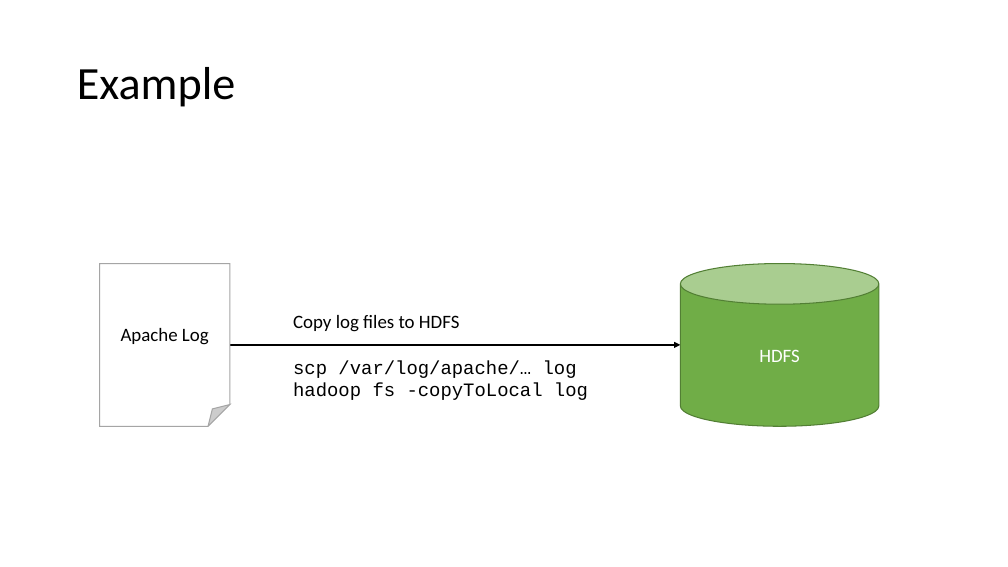
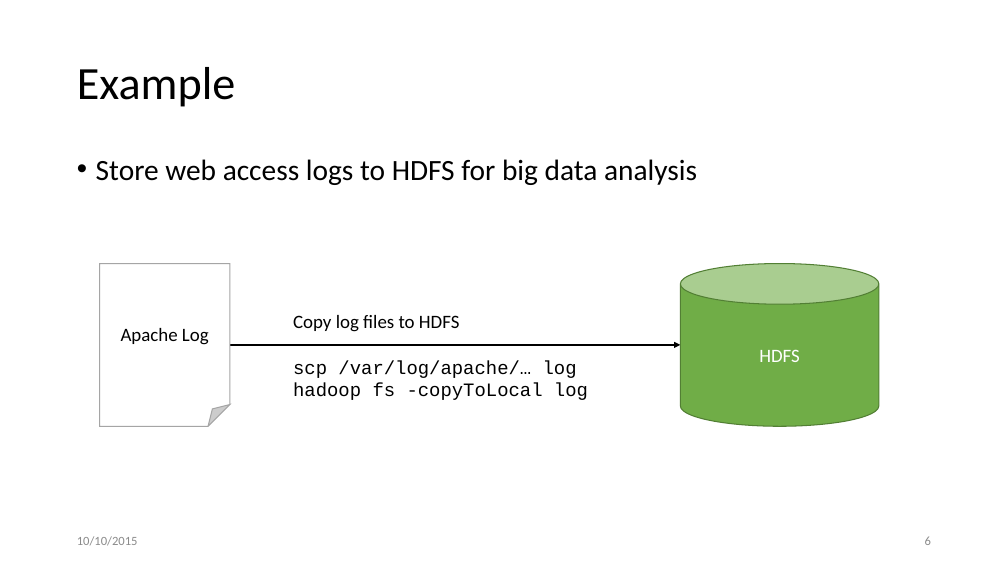
Before and after one commit to ckuka/SHDS, a slide deck: slide 6 of slides/ShanghaiDataScience_201509.pptx. Drawn at 1008x567 pixels with LibreOffice and Linux fonts; fonts in the diff are those of the drawing. Boxes give left, top, right and bottom in pixels: in the first picture for what was removed or moved away, otherwise in the second. Text is boxed around its words. In the diff, an @@ line names an element or a change of style, - is before the commit and + after.

```diff
--- a/slides/ShanghaiDataScience_201509.pptx
+++ b/slides/ShanghaiDataScience_201509.pptx
@@ text added at box(96, 159, 697, 185), 28 pt, text #000000 @@
+• Store web access logs to HDFS for big data analysis
@@ text added at box(77, 536, 138, 546), 12 pt, text #8C8C8C @@
+10/10/2015
@@ page number added at box(925, 536, 931, 545), 12 pt, text #8C8C8C @@
+6
```
Also in this commit, not shown: 9 other slides changed, 7 slides added, 2 slides removed.
